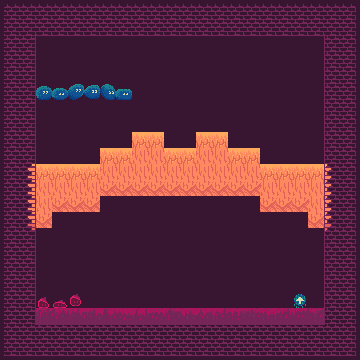
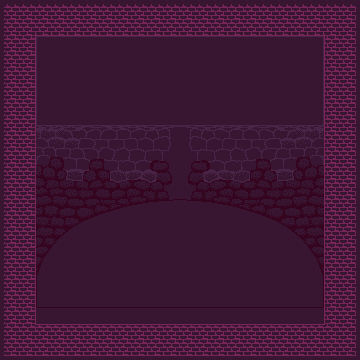
Two versions of the same layered image (360 × 360). Layer-by-layer changes:
hid "Gravity Changer" over [256, 256, 320, 324]
hid group "Enemy" (4 layers) over [36, 237, 191, 324]
hid group "Player" (6 layers) over [28, 36, 272, 318]
hid "Static Block" over [36, 256, 324, 324]
hid "Block" over [28, 64, 331, 320]
painted on "Wall Edges" over [28, 36, 331, 324]
painted on "Walls" over [28, 36, 331, 324]
added layer "Background Fore" above "Background" over [28, 36, 331, 320]
painted on "Background" over [28, 36, 331, 324]
